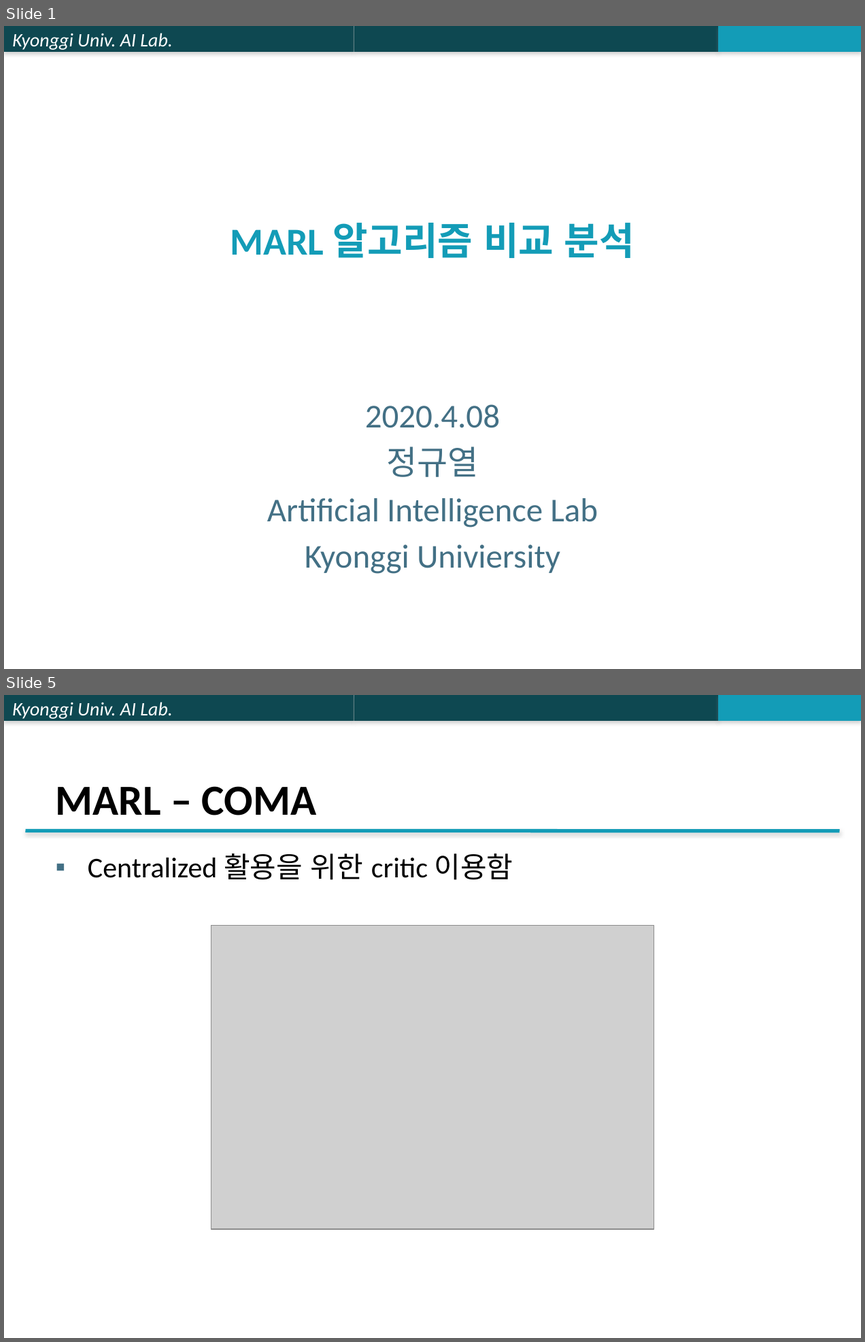
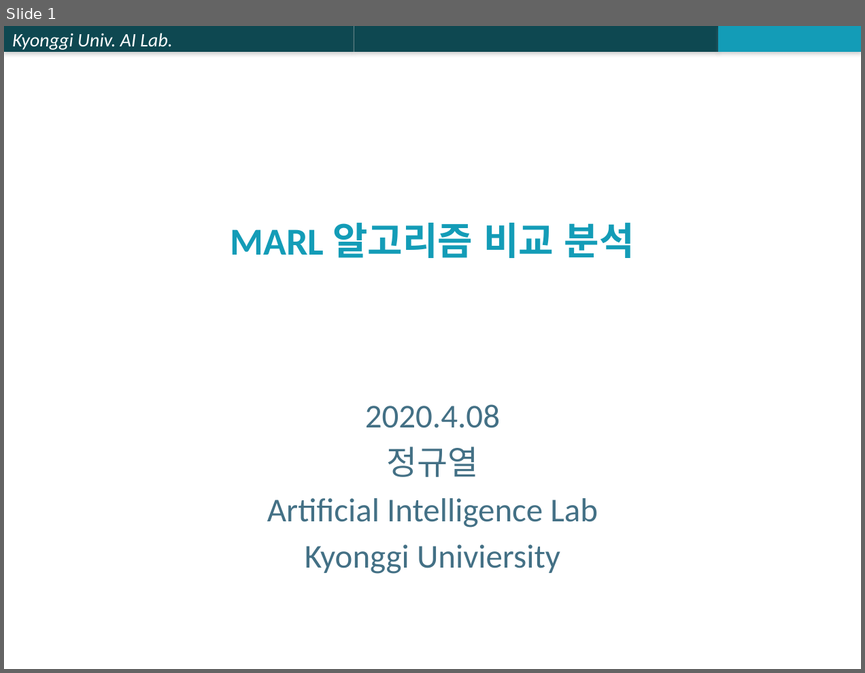
Before and after one commit to jk96491/PapersSeminar, a slide deck: Multi_Agent/ETC/PPTX/MARL 알고리즘 비교 분석.pptx. Shown one above the other, each under a label of ours: slides 1 and 5 before the commit, slide 1 after it; the slides between them are not shown. The pictures are 865x1342 and 865x673 pixels, drawn with LibreOffice and Linux fonts; fonts in the diff are those of the drawing; grey boxes stand for pictures. Boxes give left, top, right and bottom in pixels: in the first picture for what was removed or moved away, otherwise in the second. Text is boxed around its words. In the diff, an @@ line names an element or a change of style, - is before the commit and + after.

```diff
--- a/Multi_Agent/ETC/PPTX/MARL 알고리즘 비교 분석.pptx
+++ b/Multi_Agent/ETC/PPTX/MARL 알고리즘 비교 분석.pptx
@@ slide 5 removed at bbox=[4, 695, 861, 1338], background #FFFFFF; not listed: 3 template elements that a slide beside it also shows @@
@@ title removed at bbox=[56, 786, 317, 815] @@
-MARL – COMA
@@ line removed from (26, 830) to (839, 831) @@
@@ text removed at bbox=[88, 853, 513, 880] @@
-▪ Centralized 활용을 위한 critic 이용함
@@ picture removed at bbox=[211, 926, 654, 1229] @@
```
Also in this commit, not shown: 8 slides changed, 6 slides added, 5 other slides removed.
